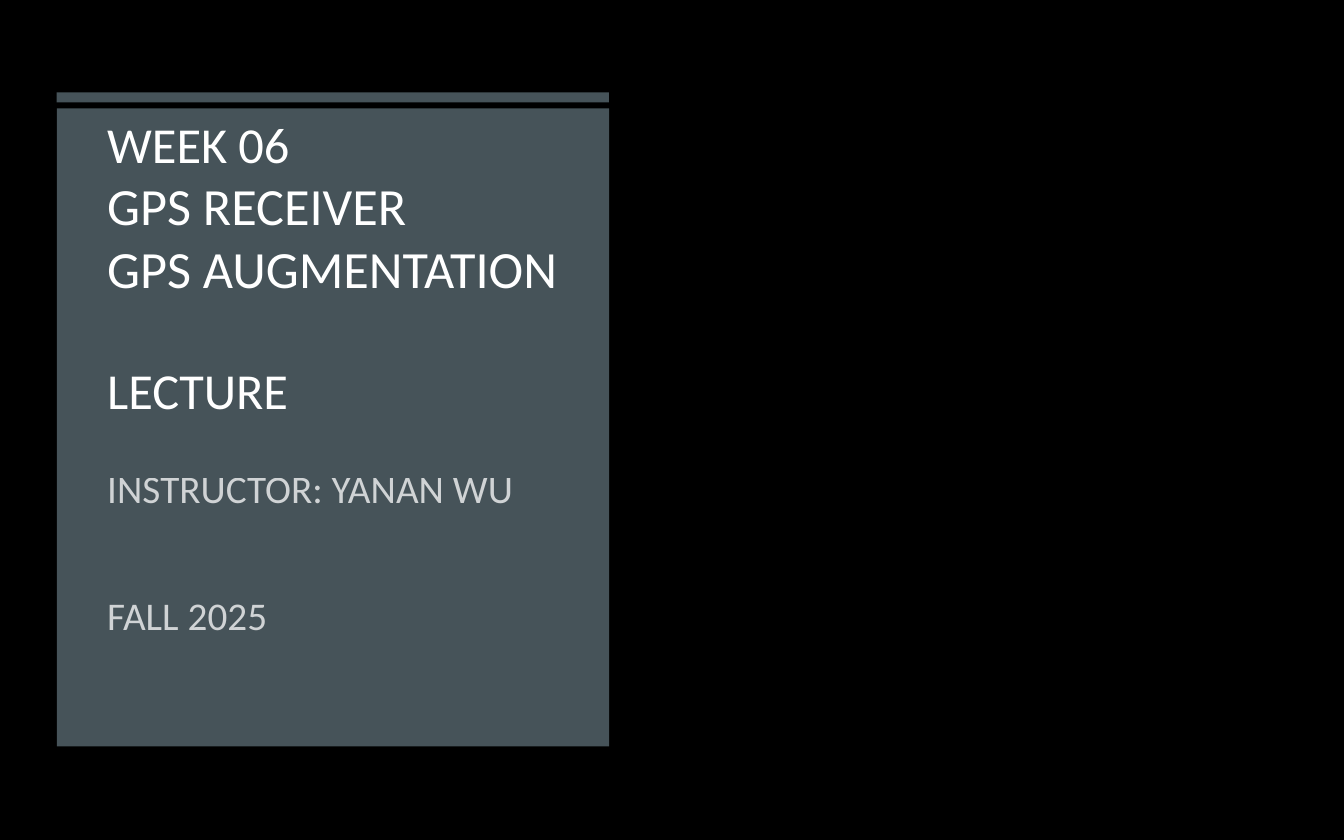
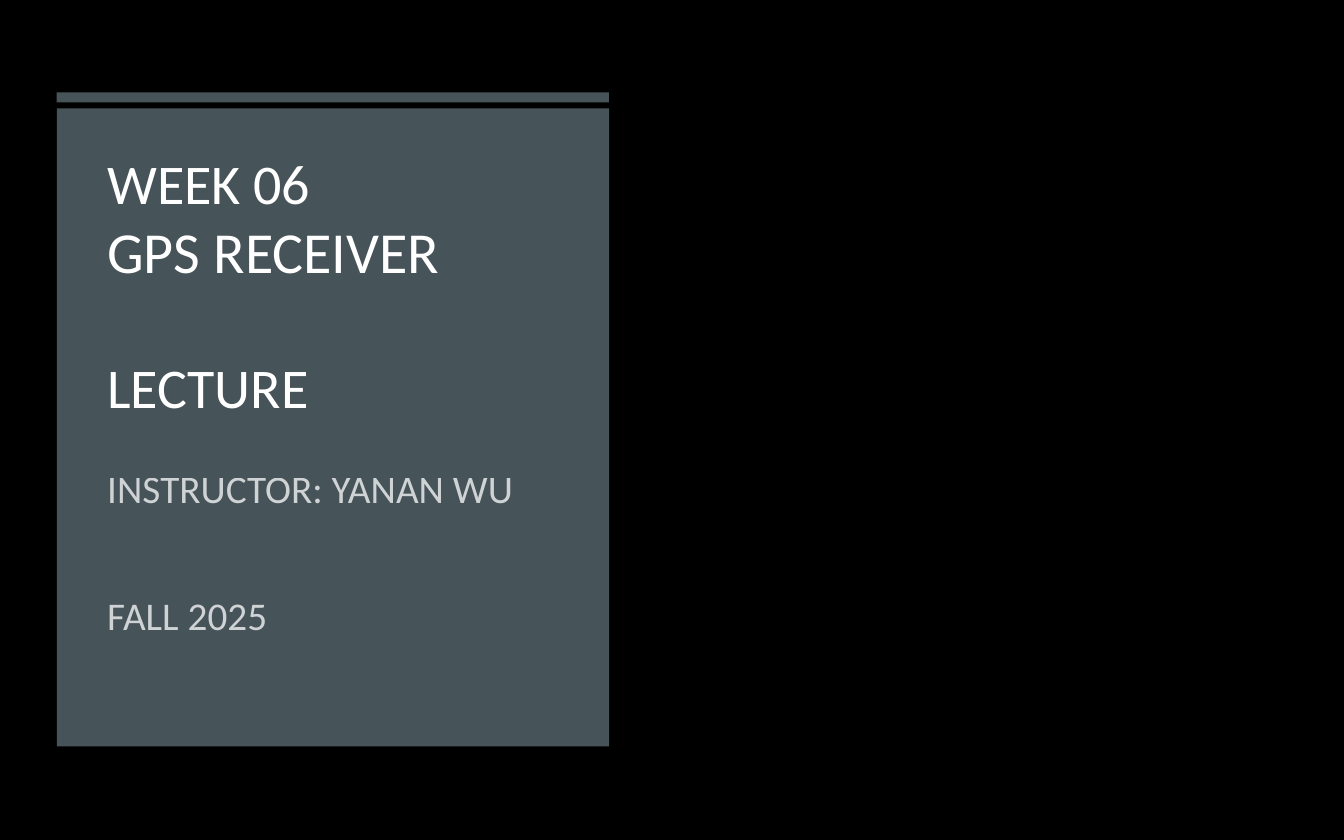
Before and after one commit to gisynw/Field_Techniques, a slide deck: slide 1 of docs/Lectures/Week06/Lecture05_GEOG3319_Receivers.pptx. Drawn at 1344x840 pixels with LibreOffice and Linux fonts; fonts in the diff are those of the drawing; background and template pictures are left out. Boxes give left, top, right and bottom in pixels: in the first picture for what was removed or moved away, otherwise in the second. Text is boxed around its words. In the diff, an @@ line names an element or a change of style, - is before the commit and + after.

```diff
--- a/docs/Lectures/Week06/Lecture05_GEOG3319_Receivers.pptx
+++ b/docs/Lectures/Week06/Lecture05_GEOG3319_Receivers.pptx
@@ title at box(107, 166, 440, 409): text changed; size 25.2 to 27 pt @@
-WEEK 06
-GPS RECEIVER
-GPS AUGMENTATION
-LECTURE
+WEEK 06
+GPS RECEIVER
+LECTURE
```
Also in this commit, not shown: 10 other slides changed, 3 slides added, 1 slide removed.
